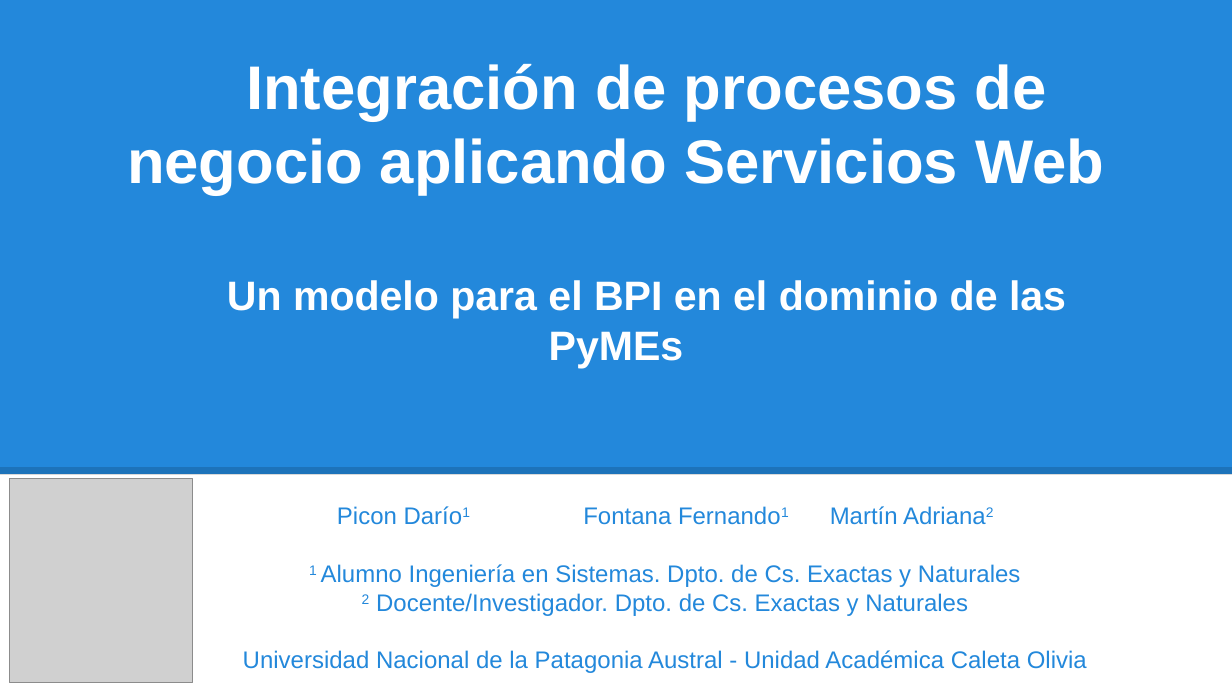
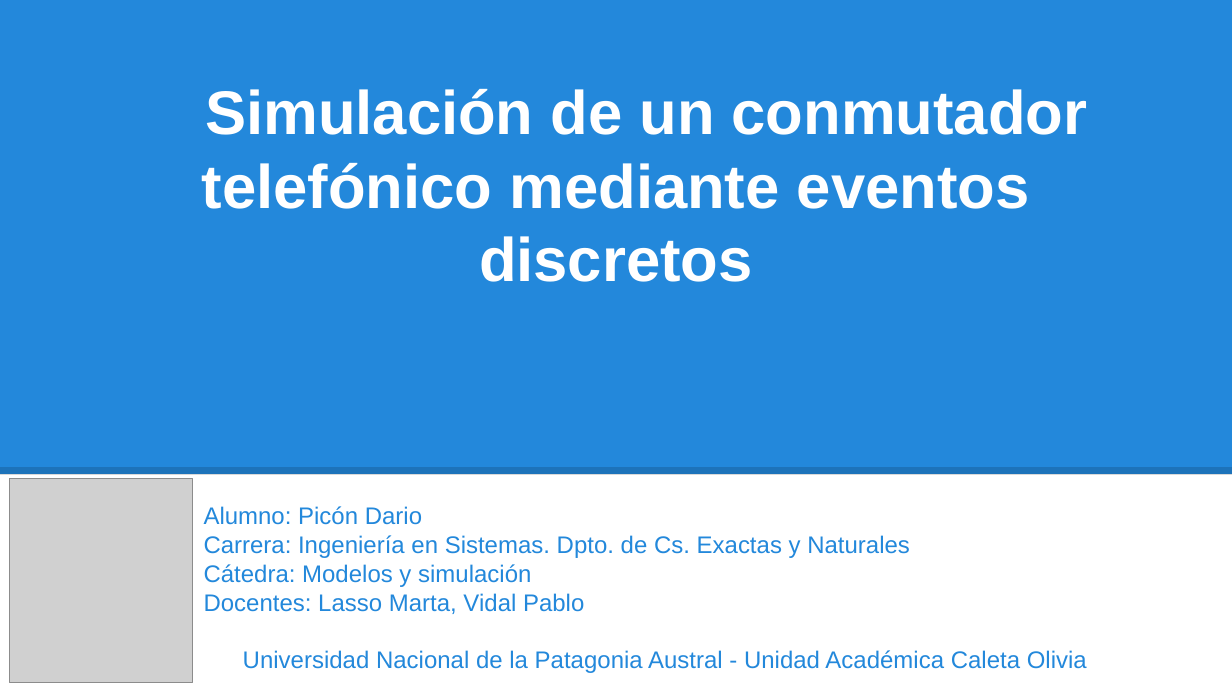
Before and after one commit to jampys/simulacion_informe, a slide deck: slide 1 of TF_SIMULACION_PRESENTACION.pptx. Drawn at 1232x693 pixels with LibreOffice and Linux fonts; fonts in the diff are those of the drawing; grey boxes stand for pictures. Boxes give left, top, right and bottom in pixels: in the first picture for what was removed or moved away, otherwise in the second. Text is boxed around its words. In the diff, an @@ line names an element or a change of style, - is before the commit and + after.

```diff
--- a/TF_SIMULACION_PRESENTACION.pptx
+++ b/TF_SIMULACION_PRESENTACION.pptx
@@ title at [202,89,1088,282]: text changed @@
-Integración de procesos de negocio aplicando Servicios Web
-Un modelo para el BPI en el dominio de las PyMEs
+Simulación de un conmutador telefónico mediante eventos discretos
@@ subtitle at [204,506,910,614]: text changed @@
-Picon Darío1 Fontana Fernando1 Martín Adriana2
-1 Alumno Ingeniería en Sistemas. Dpto. de Cs. Exactas y Naturales
-2 Docente/Investigador. Dpto. de Cs. Exactas y Naturales
+Alumno: Picón Dario
+Carrera: Ingeniería en Sistemas. Dpto. de Cs. Exactas y Naturales
+Cátedra: Modelos y simulación
+Docentes: Lasso Marta, Vidal Pablo
```
Also in this commit, not shown: 3 other slides changed, 25 slides added, 23 slides removed.
